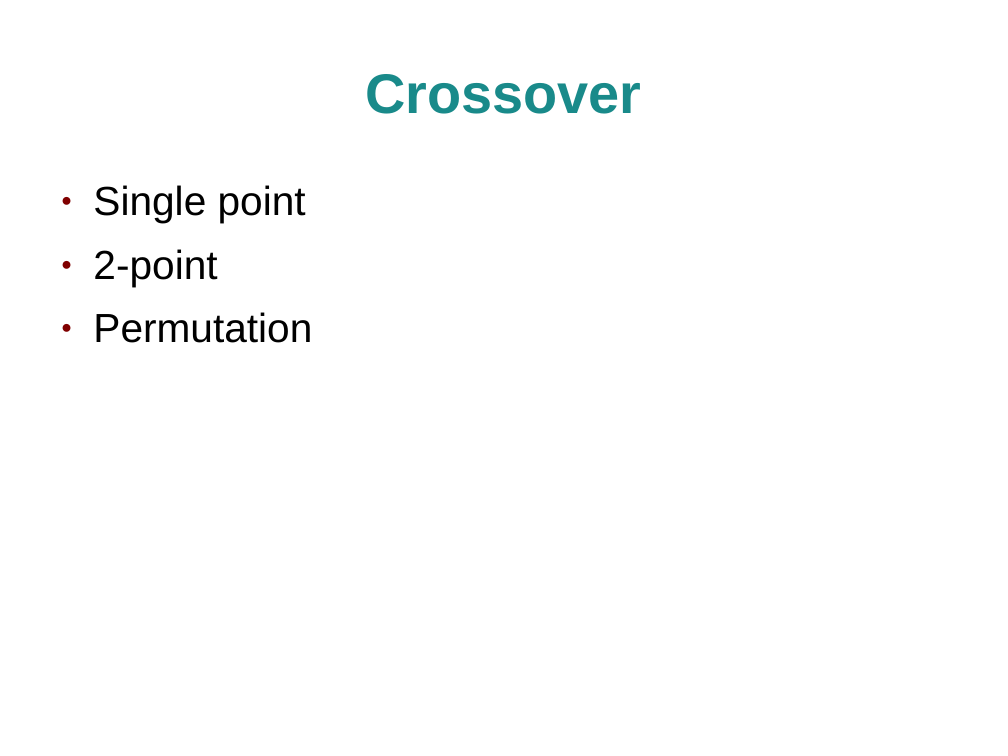
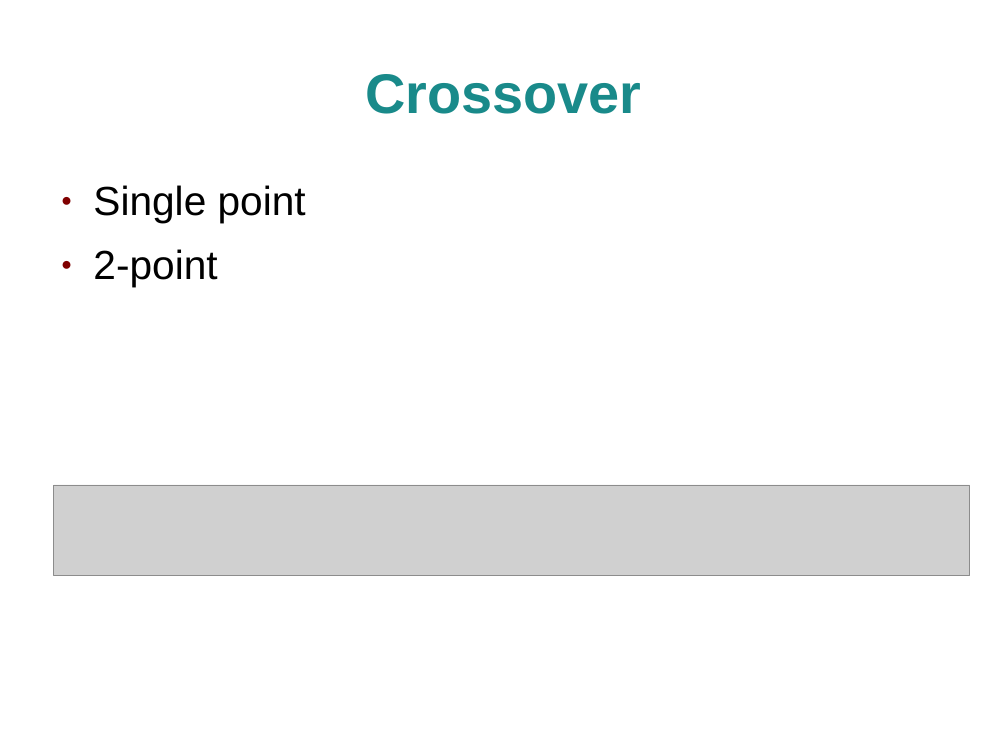
Before and after one commit to craignicol/geneticalgorithmtemplates, a slide deck: slide 9 of talks-and-presentations/techmeetup-glasgow-20090701/GeneticAlgorithms.ppt (slide 7 before the commit). Drawn at 1008x756 pixels with LibreOffice and Linux fonts; fonts in the diff are those of the drawing; grey boxes stand for pictures; background and template pictures are left out. Boxes give left, top, right and bottom in pixels: in the first picture for what was removed or moved away, otherwise in the second. Text is boxed around its words. In the diff, an @@ line names an element or a change of style, - is before the commit and + after.

```diff
--- a/talks-and-presentations/techmeetup-glasgow-20090701/GeneticAlgorithms.ppt
+++ b/talks-and-presentations/techmeetup-glasgow-20090701/GeneticAlgorithms.ppt
@@ text at bbox=[93, 312, 312, 343]: paragraph removed @@
-● Permutation
@@ picture added at bbox=[54, 485, 970, 575] @@
```
Also in this commit, not shown: 6 other slides changed, 2 slides added, 2 slides removed, 1 other file.
